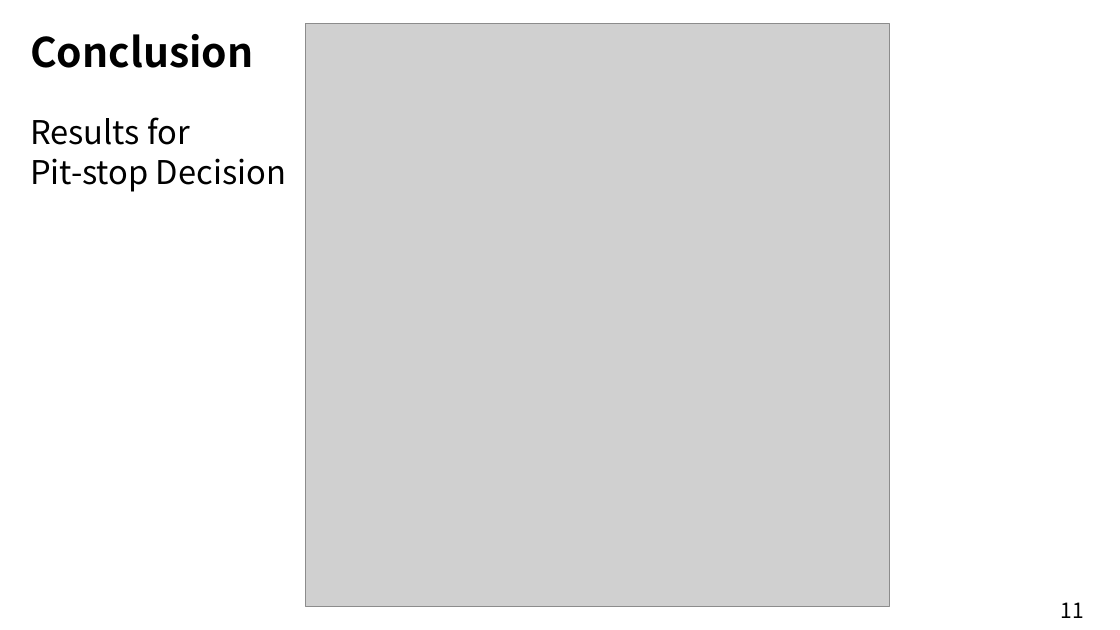
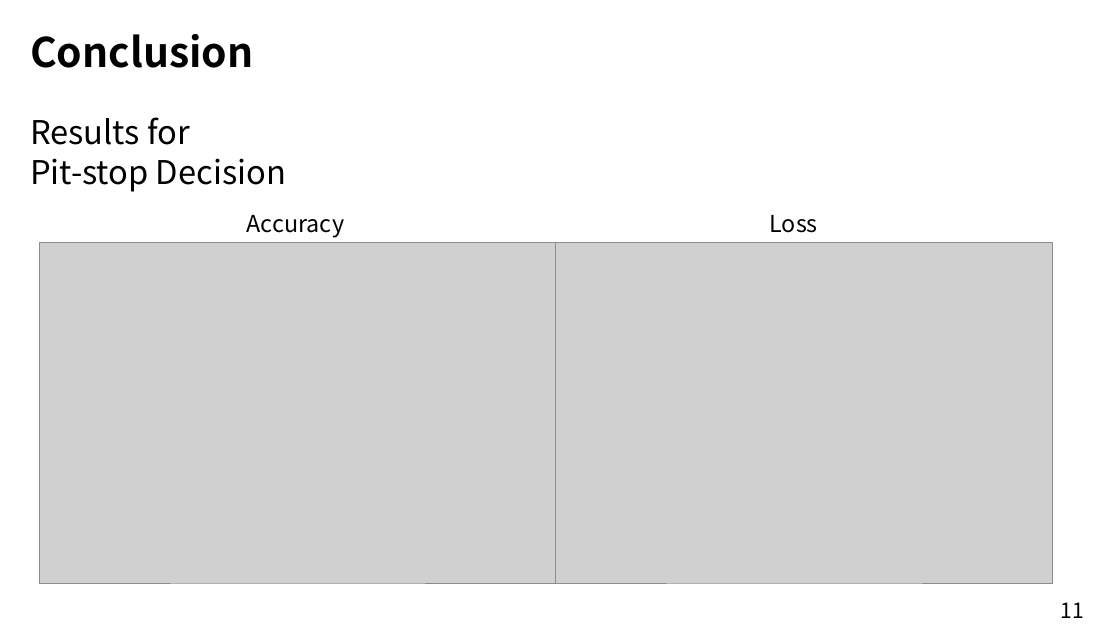
Before and after one commit to xvhhvx/EESM5900V_Project, a slide deck: slide 11 of Project_Presentation.pptx. Drawn at 1120x630 pixels with LibreOffice and Linux fonts; fonts in the diff are those of the drawing; grey boxes stand for pictures. Boxes give left, top, right and bottom in pixels: in the first picture for what was removed or moved away, otherwise in the second. Text is boxed around its words. In the diff, an @@ line names an element or a change of style, - is before the commit and + after.

Commit message:
final version

```diff
--- a/Project_Presentation.pptx
+++ b/Project_Presentation.pptx
@@ picture removed at bbox=[306, 24, 889, 607] @@
@@ text added at bbox=[247, 215, 344, 238], 20 pt, text #000000 @@
+Accuracy
@@ text added at bbox=[769, 215, 817, 233], 20 pt, text #000000 @@
+Loss
@@ picture added at bbox=[39, 242, 556, 583] @@
@@ picture added at bbox=[536, 242, 1053, 583] @@
```
Also in this commit, not shown: 1 other slide changed.
